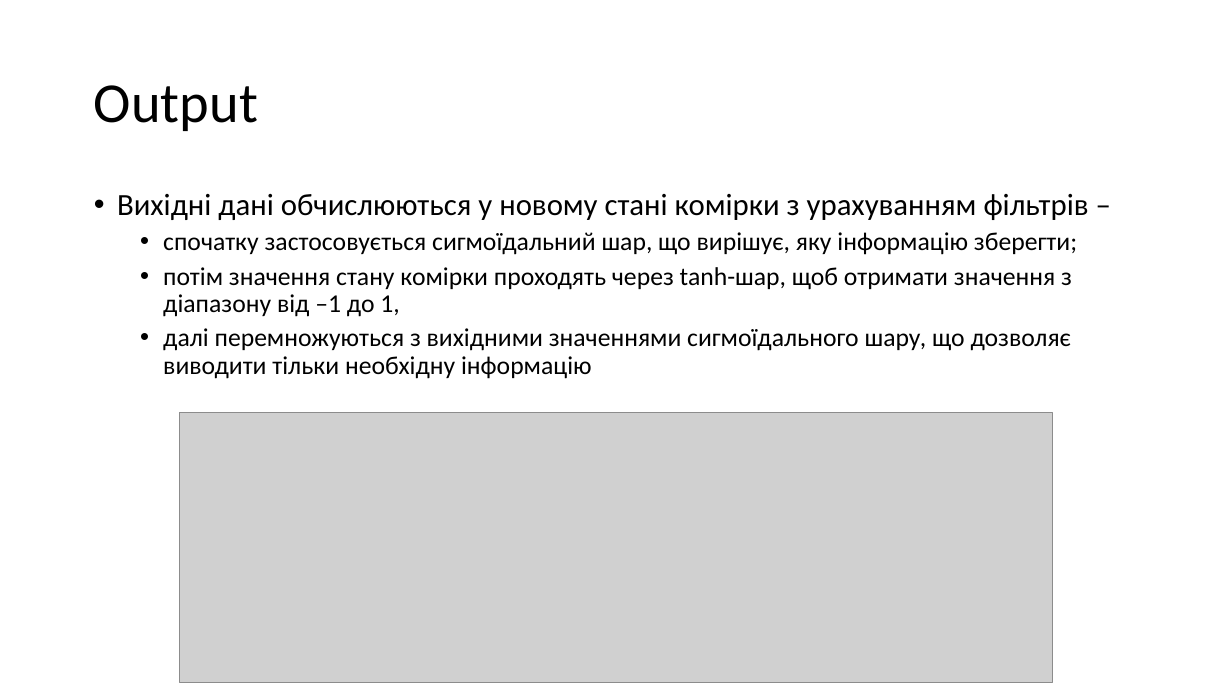
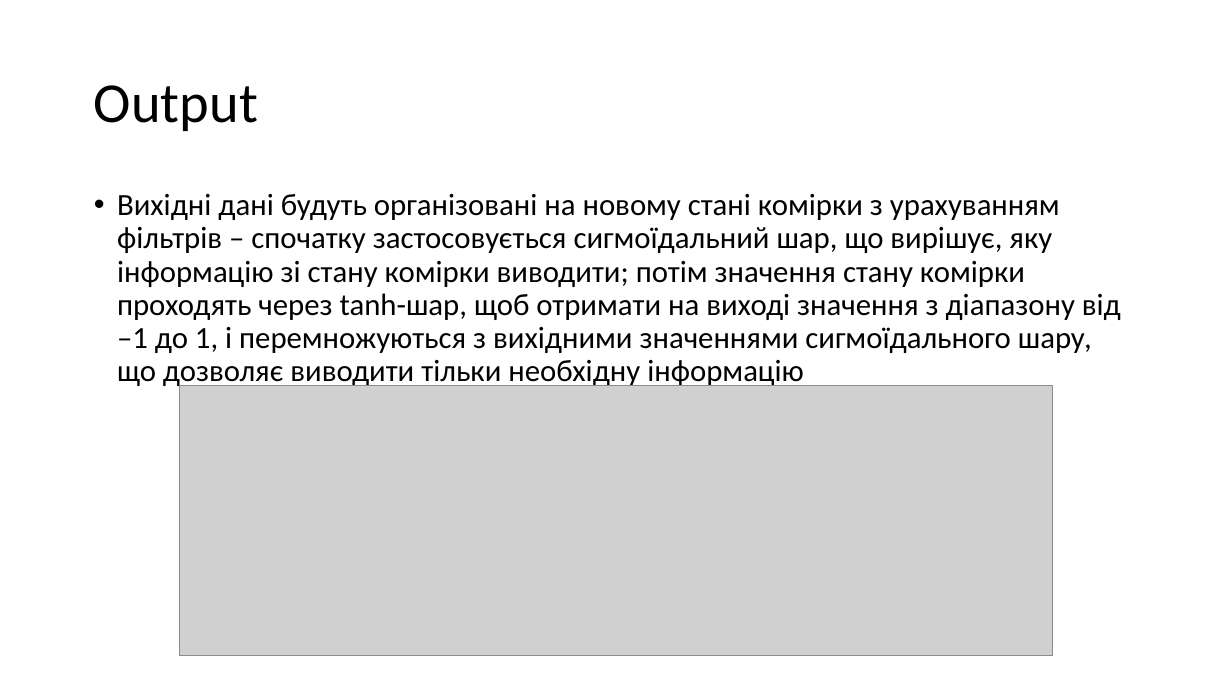
Before and after one commit to katerynakononova/ML, a slide deck: slide 15 of Lec/Lection 17.pptx (slide 13 before the commit). Drawn at 1232x693 pixels with LibreOffice and Linux fonts; fonts in the diff are those of the drawing; grey boxes stand for pictures. Boxes give left, top, right and bottom in pixels: in the first picture for what was removed or moved away, otherwise in the second. Text is boxed around its words. In the diff, an @@ line names an element or a change of style, - is before the commit and + after.

```diff
--- a/Lec/Lection 17.pptx
+++ b/Lec/Lection 17.pptx
@@ text at bbox=[117, 194, 1121, 390]: text changed; size 20 to 24 pt @@
-• Вихідні дані обчислюються у новому стані комірки з урахуванням фільтрів –
-  • спочатку застосовується сигмоїдальний шар, що вирішує, яку інформацію зберегти;
-  • потім значення стану комірки проходять через tanh-шар, щоб отримати значення з діапазону від –1 до 1,
-  • далі перемножуються з вихідними значеннями сигмоїдального шару, що дозволяє виводити тільки необхідну інформацію
+• Вихідні дані будуть організовані на новому стані комірки з урахуванням фільтрів – спочатку застосовується сигмоїдальний шар, що вирішує, яку інформацію зі стану комірки виводити; потім значення стану комірки проходять через tanh-шар, щоб отримати на виході значення з діапазону від –1 до 1, і перемножуються з вихідними значеннями сигмоїдального шару, що дозволяє виводити тільки необхідну інформацію
@@ picture: place and size @@
-picture at bbox=[179, 413, 1052, 683]
+picture at bbox=[179, 386, 1052, 656]
```
Also in this commit, not shown: 7 other slides changed, 2 slides added, 11 other files.
